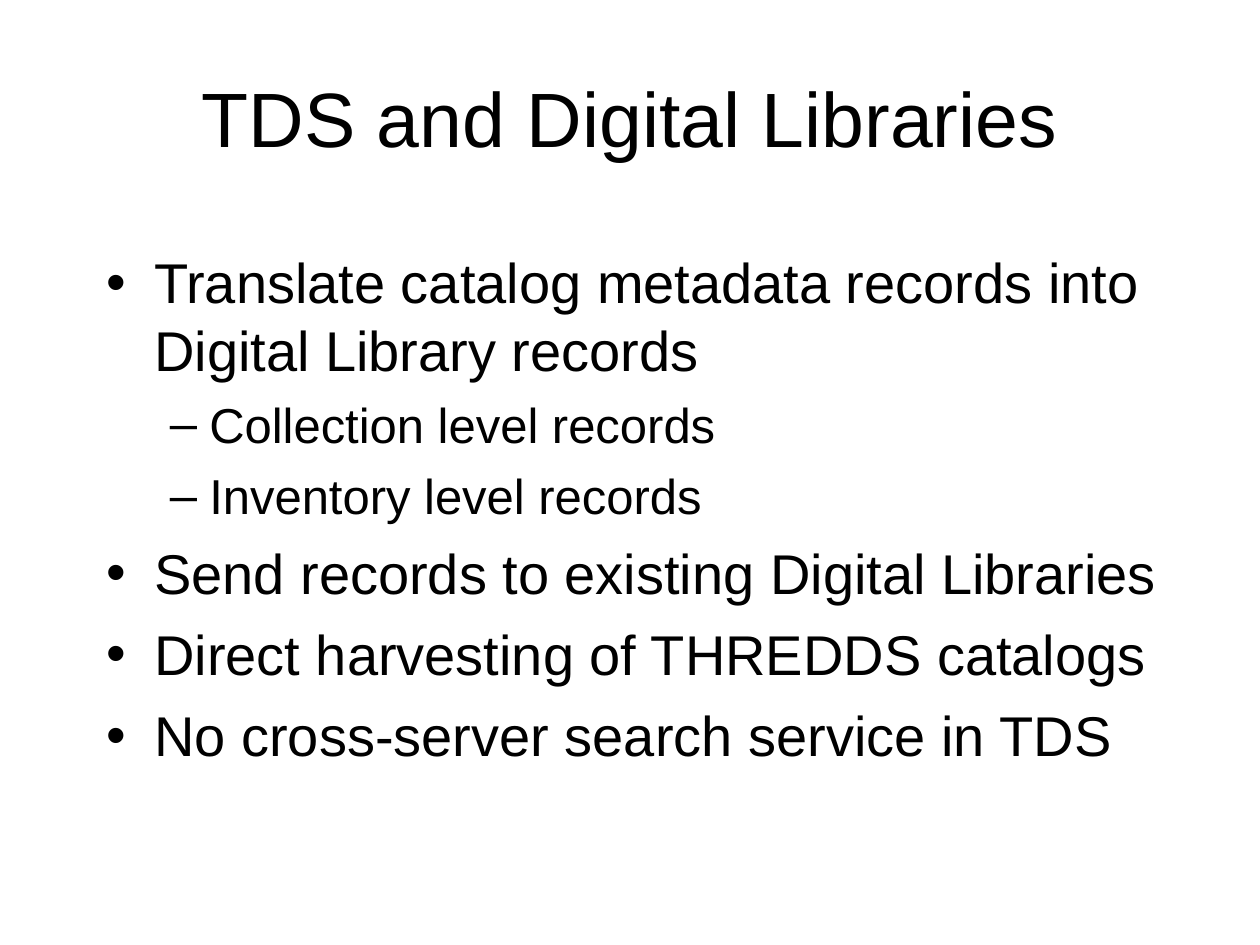
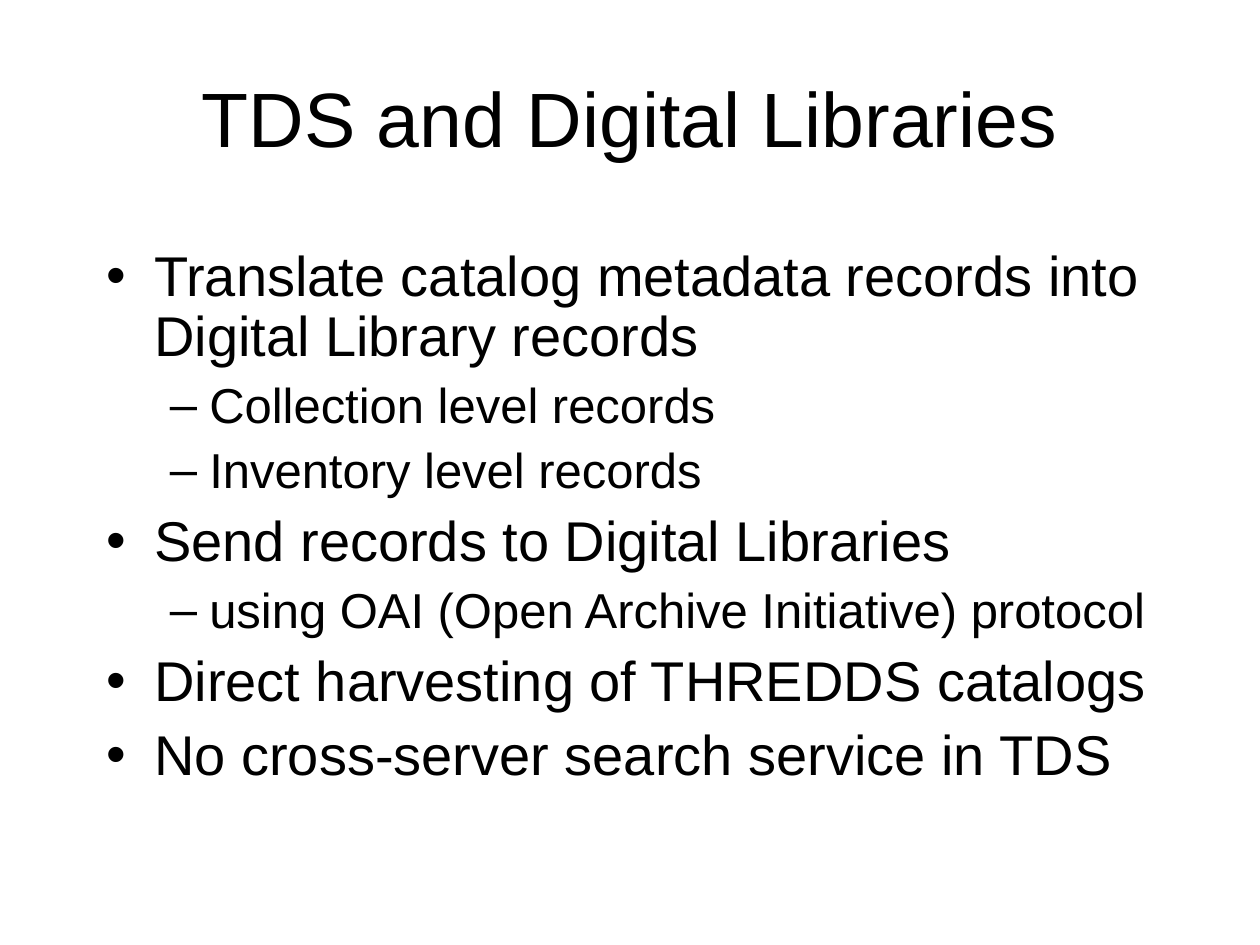
Before and after one commit to ooici-eoi/THREDDS, a slide deck: slide 17 of docs/web/thredds/tech/tutorial/TDSOverview.ppt (slide 13 before the commit). Drawn at 1260x945 pixels with LibreOffice and Linux fonts; fonts in the diff are those of the drawing; background and template pictures are left out. Boxes give left, top, right and bottom in pixels: in the first picture for what was removed or moved away, otherwise in the second. Text is boxed around its words. In the diff, an @@ line names an element or a change of style, - is before the commit and + after.

```diff
--- a/docs/web/thredds/tech/tutorial/TDSOverview.ppt
+++ b/docs/web/thredds/tech/tutorial/TDSOverview.ppt
@@ text at (154,255,1146,776): line spacing 1 to 0.9 @@
@@ text at (154,520,1145,638): text changed; size 32 to 28 pt @@
-• Send records to existing Digital Libraries
+• Send records to Digital Libraries
+  – using OAI (Open Archive Initiative) protocol
```
Also in this commit, not shown: 9 other slides changed, 4 slides added, 1 slide removed, 16 other files.
